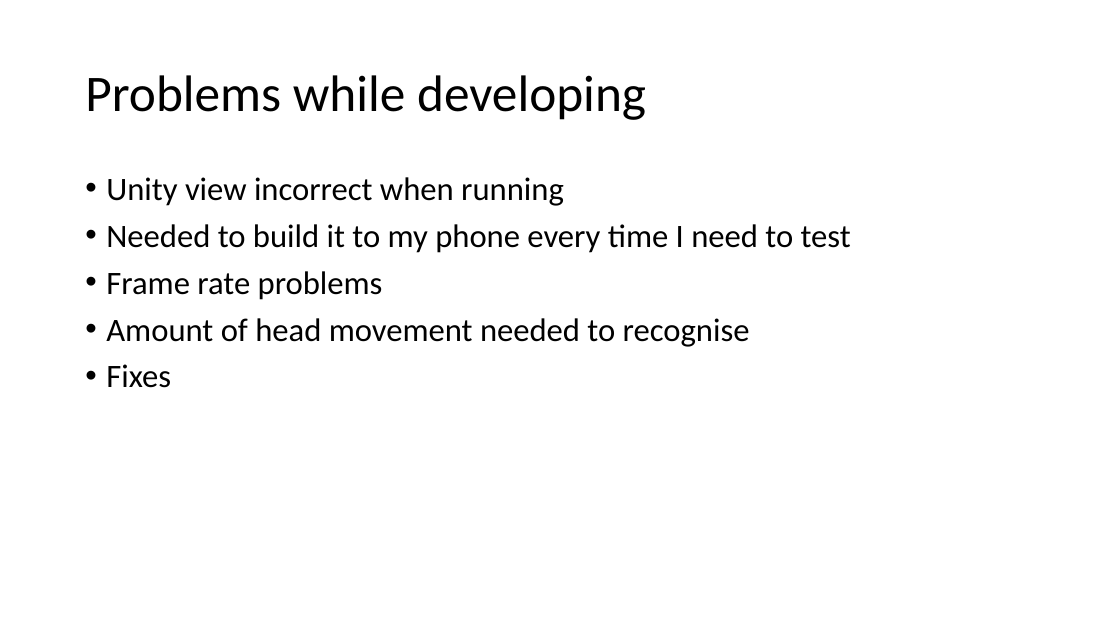
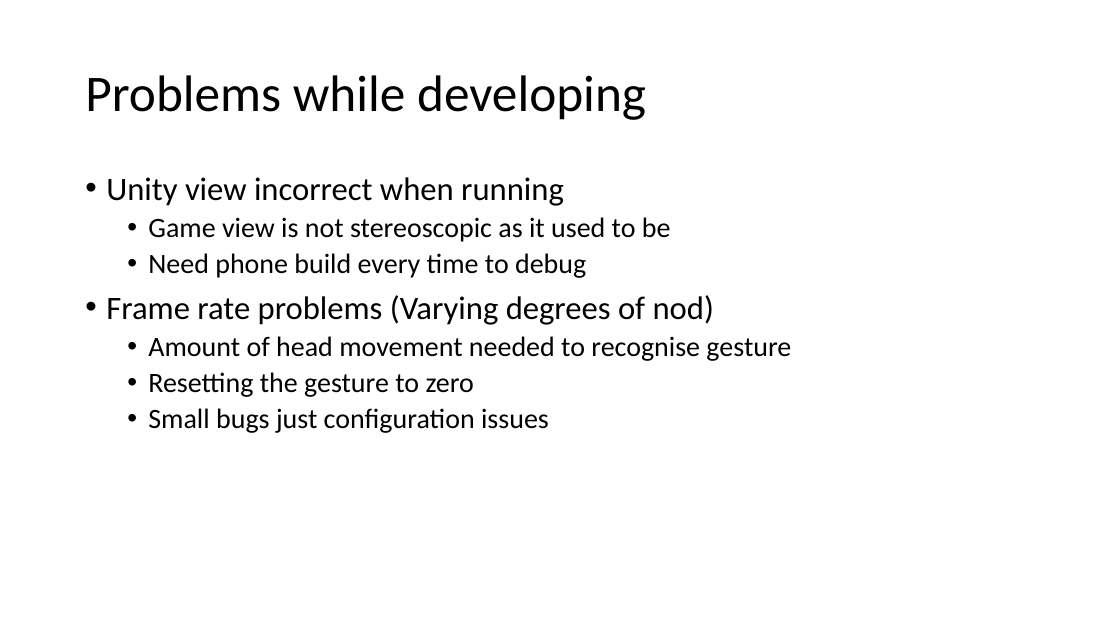
Before and after one commit to kevgleeson78/Gesture-Based-UI-Project, a slide deck: slide 6 of Presentation/New Microsoft PowerPoint Presentation.pptx. Drawn at 1120x630 pixels with LibreOffice and Linux fonts; fonts in the diff are those of the drawing. Boxes give left, top, right and bottom in pixels: in the first picture for what was removed or moved away, otherwise in the second. Text is boxed around its words. In the diff, an @@ line names an element or a change of style, - is before the commit and + after.

```diff
--- a/Presentation/New Microsoft PowerPoint Presentation.pptx
+++ b/Presentation/New Microsoft PowerPoint Presentation.pptx
@@ text at box(106, 217, 791, 433): text changed; size 28 to 24 pt @@
-• Needed to build it to my phone every time I need to test
-• Frame rate problems
-• Amount of head movement needed to recognise
-• Fixes
+  • Game view is not stereoscopic as it used to be
+  • Need phone build every time to debug
+• Frame rate problems (Varying degrees of nod)
+  • Amount of head movement needed to recognise gesture
+  • Resetting the gesture to zero
+  • Small bugs just configuration issues
```
Also in this commit, not shown: 7 other slides changed, 1 other file.
